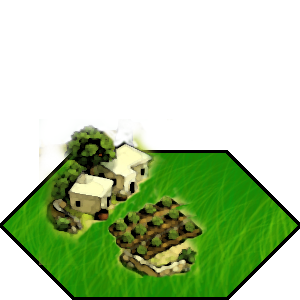
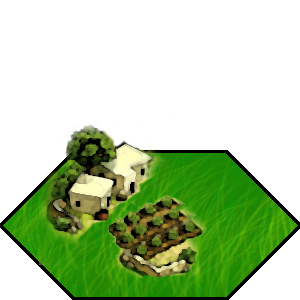
Comparing the layer stacks of the two w=300, h=300 images. Changes:
painted on "Layer 2 copy" over box(39, 119, 195, 212)
